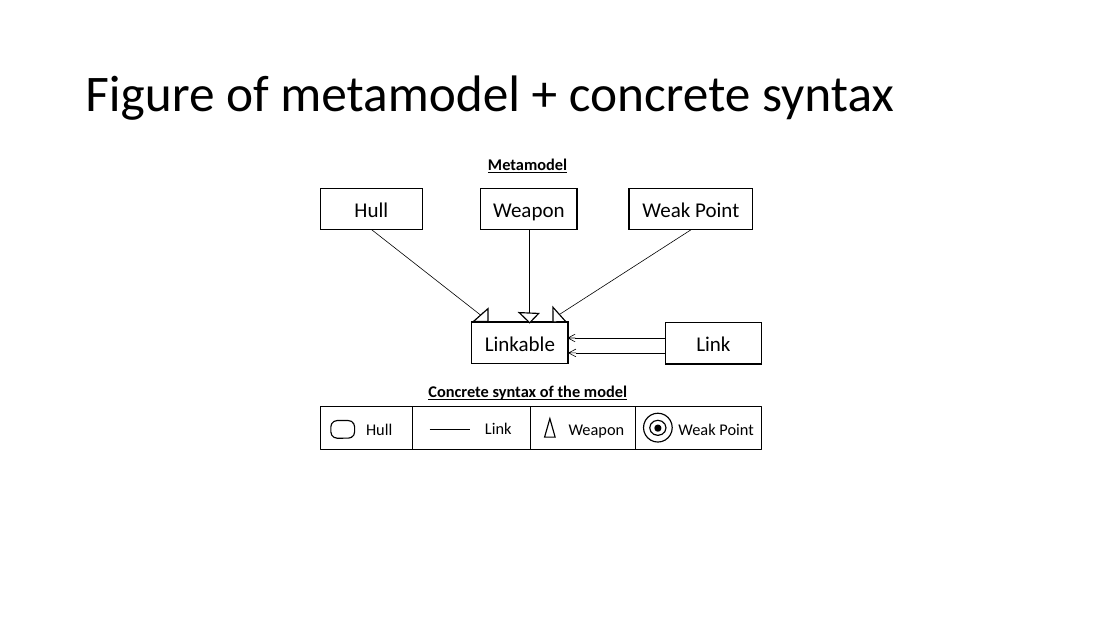
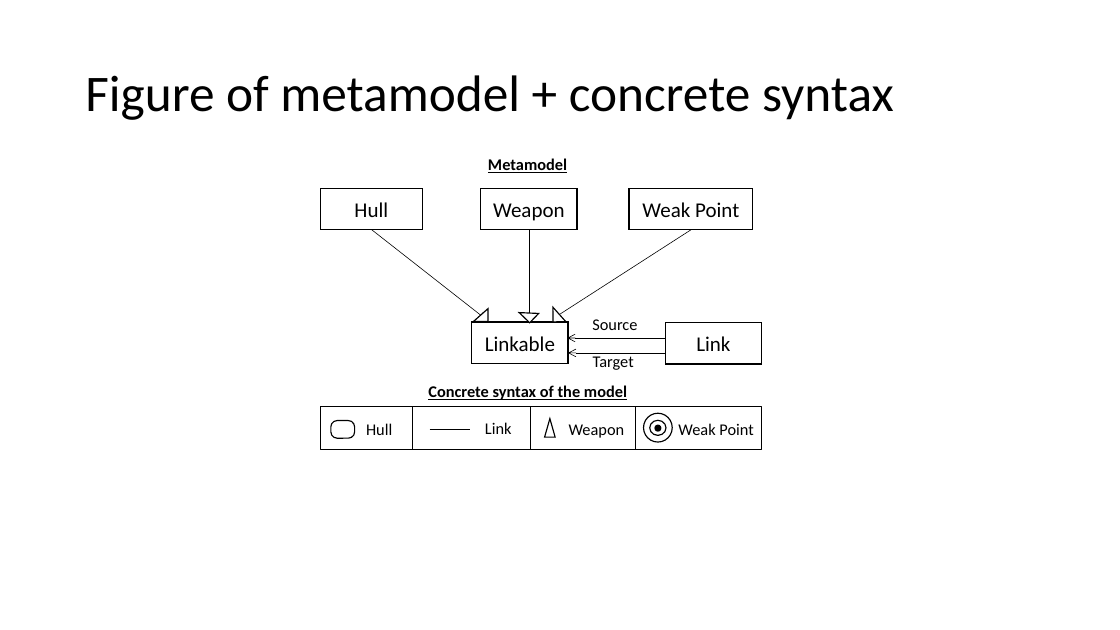
Before and after one commit to SOLAR-group/PCT, a slide deck: slide 3 of Figures/Source/VideogameTransplantationExample.pptx. Drawn at 1120x630 pixels with LibreOffice and Linux fonts; fonts in the diff are those of the drawing. Boxes give left, top, right and bottom in pixels: in the first picture for what was removed or moved away, otherwise in the second. Text is boxed around its words. In the diff, an @@ line names an element or a change of style, - is before the commit and + after.

```diff
--- a/Figures/Source/VideogameTransplantationExample.pptx
+++ b/Figures/Source/VideogameTransplantationExample.pptx
@@ text added at (592, 319, 637, 330), 14 pt, text #000000 @@
+Source
@@ text added at (593, 356, 634, 370), 14 pt, text #000000 @@
+Target
```
Also in this commit, not shown: 1 other slide changed, 1 slide added, 28 other files.
